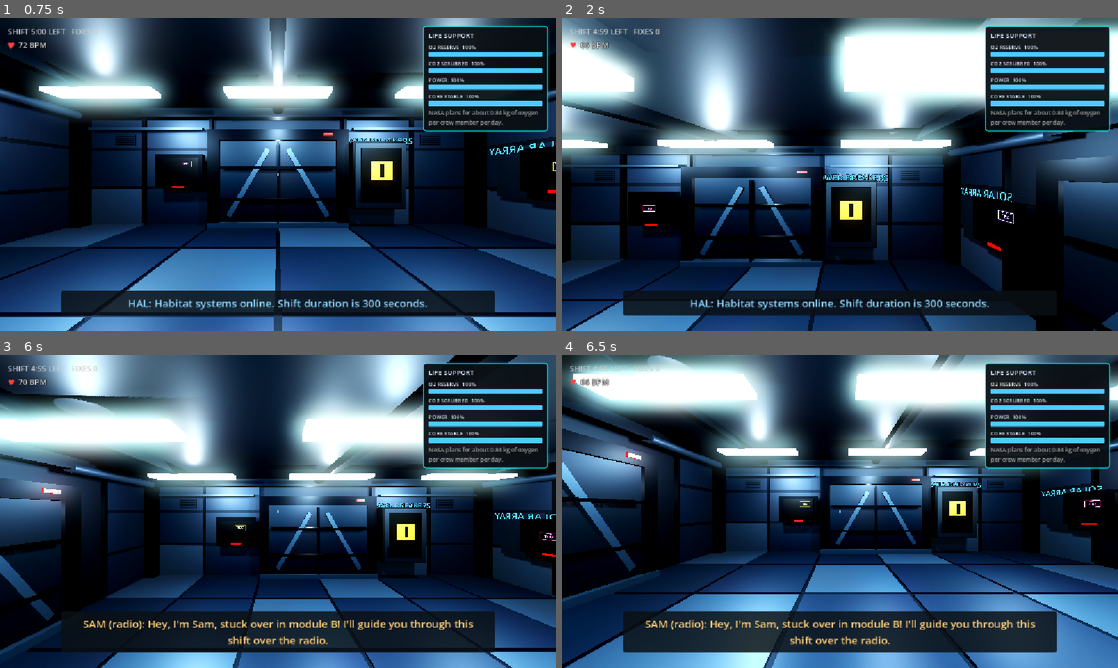
Above: before the commit, frames 1-4 (two rows, left to right).
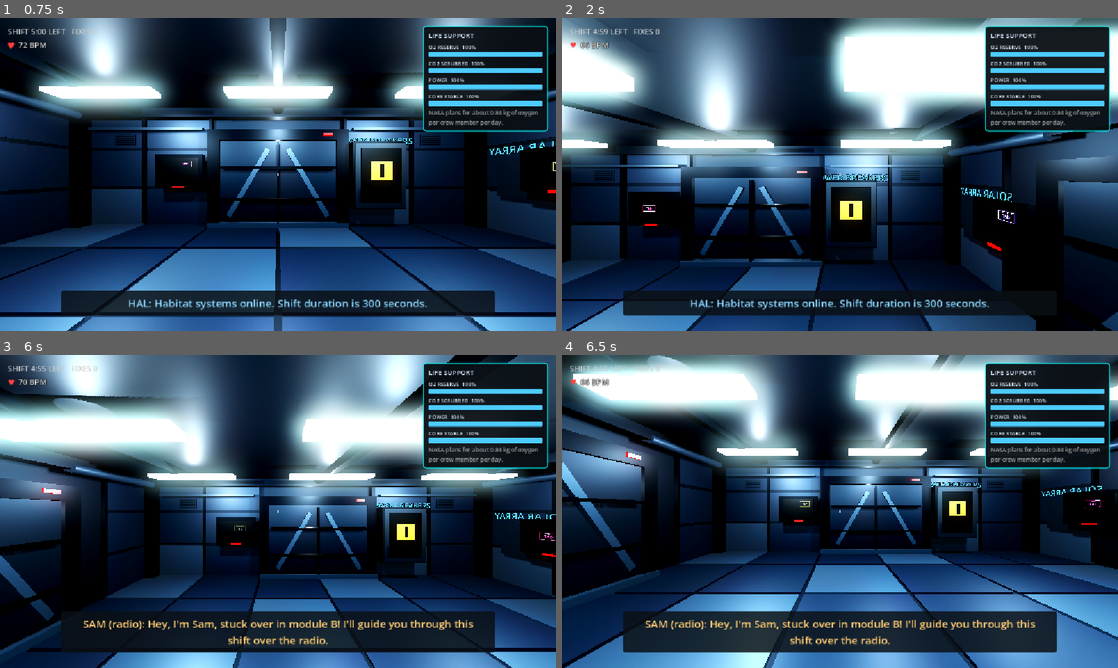
Above: after the commit, the same moments.

Repository: CrawfishChowder/GDSCHackathon
Game: Godot game, scene res://scenes/ui/title_screen.tscn
Two runs of this game, one before a commit and one after it. Both use one fixed random seed, a clock stepped at 60 frames per second and the inputs below.
Inputs (mouse positions are in pixels of both pictures, inside the frame that each line leads up to):
- Up to frame 1 (0.75 s): click "Start shift" at 0.5 s
- Up to frame 2 (2 s): tap Enter at 1.25 s; move the mouse to (962, 158) at 1.27 s; hold D (move_right) from 1.28 s (still down); hold B (breathe) from 1.28 s (still down); tap Space (jump) at 1.52 s
- Up to frame 3 (6 s): move the mouse to (166, 527) at 2.02 s; release D (move_right) at 2.03 s; release B (breathe) at 2.03 s; hold S (move_back) 2.03-2.78 s; tap E (interact) at 2.1 s; tap Space (jump) at 2.27, 3.77, 4.52, 5.27 s; move the mouse to (333, 442) at 2.77 s; hold D (move_right) 2.78-3.53 s; tap R at 2.85, 5.1 s; move the mouse to (250, 574) at 3.52 s; hold W (move_forward) 3.53-4.28 s; tap B (breathe) at 3.6 s; move the mouse to (444, 558) at 4.27 s; hold E (interact) 4.28-5.03 s; hold A (move_left) 4.28-5.78 s; move the mouse to (111, 464) at 5.02 s; move the mouse to (305, 511) at 5.77 s; hold S (move_back) from 5.78 s (still down); hold B (breathe) from 5.78 s (still down)
- Up to frame 4 (6.5 s): keep holding S (move_back); keep holding B (breathe)

Frame 1 is identical in both runs. In frame 2, less than 0.1% of the frame differs, in the area x 15-82%, y 60-66%; in frame 3, less than 0.1%, in the area x 42-100%, y 54-60%; in frame 4, less than 0.1%.

Commit message:
Fix mouse transitions and improve VNC responsiveness

Diff:
--- a/red-alert/scripts/displays/matrix_display.gd
+++ b/red-alert/scripts/displays/matrix_display.gd
@@ -1,6 +1,7 @@
 extends Control
 
 const CHARACTERS := "ABCDEFGHIJKLMNOPQRSTUVWXYZ0123456789@#$%&*+-=<>?/{}[]"
+const ANIMATION_INTERVAL := 1.0 / 30.0
 
 @export var random_seed: int = 1001
 @export_range(0.25, 3.0, 0.05) var speed_scale: float = 1.0
@@ -9,6 +10,7 @@
 var _columns: Array[Dictionary] = []
 var _cell_size: float = 18.0
 var _font: Font
+var _animation_accumulator: float = 0.0
 
 
 func _ready() -> void:
@@ -23,6 +25,11 @@
 func _process(delta: float) -> void:
 	if _columns.is_empty():
 		return
+	_animation_accumulator += delta
+	if _animation_accumulator < ANIMATION_INTERVAL:
+		return
+	delta = minf(_animation_accumulator, 0.1)
+	_animation_accumulator = fmod(_animation_accumulator, ANIMATION_INTERVAL)
 
 	for column in _columns:
 		column["head_y"] += column["speed"] * delta
--- a/red-alert/scripts/displays/tbd_bounce_display.gd
+++ b/red-alert/scripts/displays/tbd_bounce_display.gd
@@ -1,6 +1,7 @@
 extends Control
 
 const LOGO_TEXT := "TBD"
+const ANIMATION_INTERVAL := 1.0 / 30.0
 const COLORS: Array[Color] = [
 	Color("ff3b81"),
 	Color("27e8ff"),
@@ -22,6 +23,7 @@
 var _safe_margin: float = 16.0
 var _color_index: int = 0
 var _layout_ready: bool = false
+var _animation_accumulator: float = 0.0
 
 
 func _ready() -> void:
@@ -42,6 +44,11 @@
 func _process(delta: float) -> void:
 	if not _layout_ready:
 		return
+	_animation_accumulator += delta
+	if _animation_accumulator < ANIMATION_INTERVAL:
+		return
+	delta = minf(_animation_accumulator, 0.1)
+	_animation_accumulator = fmod(_animation_accumulator, ANIMATION_INTERVAL)
 
 	var minimum := Vector2(_safe_margin, _safe_margin)
 	var maximum := size - _logo_size - minimum
--- a/red-alert/scripts/player/first_person_controller.gd
+++ b/red-alert/scripts/player/first_person_controller.gd
@@ -7,10 +7,10 @@
 @export_range(1.0, 10.0, 0.1) var jump_velocity: float = 4.5
 
 @export_category("Look")
-@export_range(0.0005, 0.01, 0.0001) var mouse_sensitivity: float = 0.0036
-@export_range(0.0005, 0.01, 0.0001) var fallback_mouse_sensitivity: float = 0.0044
+@export_range(0.0005, 0.01, 0.0001) var mouse_sensitivity: float = 0.0063
+@export_range(0.0005, 0.01, 0.0001) var fallback_mouse_sensitivity: float = 0.0077
 @export_range(45.0, 89.0, 1.0) var max_pitch_degrees: float = 80.0
-@export_range(1.0, 30.0, 0.5) var look_smoothing: float = 18.0
+@export_range(1.0, 30.0, 0.5) var look_smoothing: float = 30.0
 @export_range(16.0, 512.0, 1.0) var max_mouse_delta: float = 256.0
 @export_range(0.1, 2.0, 0.05) var capture_probe_seconds: float = 0.6
 
@@ -21,7 +21,7 @@
 var _gravity: float = ProjectSettings.get_setting("physics/3d/default_gravity", 9.8)
 var _target_yaw: float = 0.0
 var _target_pitch: float = 0.0
-var _capture_guard_frames: int = 0
+var _mouse_guard_frames: int = 0
 var _capture_probe_remaining: float = 0.0
 var _received_captured_motion: bool = false
 var _mouse_look_active: bool = false
@@ -35,6 +35,8 @@
 	CAPTURED,
 	FALLBACK,
 }
+
+const MOUSE_TRANSITION_GUARD_FRAMES := 3
 
 
 func _ready() -> void:
@@ -66,8 +68,8 @@
 
 
 func _process(delta: float) -> void:
-	if _capture_guard_frames > 0:
-		_capture_guard_frames -= 1
+	if _mouse_guard_frames > 0:
+		_mouse_guard_frames -= 1
 
 	if (
 		_mouse_look_active
@@ -114,6 +116,7 @@
 	head.rotation = Vector3.ZERO
 	_target_yaw = rotation.y
 	_target_pitch = 0.0
+	_reset_mouse_tracking_after_transform()
 
 
 func _apply_captured_mouse_motion(event: InputEventMouseMotion) -> void:
@@ -121,7 +124,7 @@
 	# relative, it is not changed by viewport scaling. Some remote desktop
 	# clients report the capture/recenter warp as a very large motion event, so
 	# briefly ignore capture events and reject impossible single-frame deltas.
-	if _capture_guard_frames > 0:
+	if _mouse_guard_frames > 0:
 		return
 
 	var mouse_delta := event.screen_relative
@@ -139,6 +142,10 @@
 	# desktops deliver normal absolute mouse positions even when pointer capture
 	# is unavailable. Never warp the pointer here: remote clients can interpret a
 	# warp as real movement and feed it back as an uncontrolled look delta.
+	if _mouse_guard_frames > 0:
+		_last_fallback_position = event.position
+		_has_fallback_position = true
+		return
 	if not _has_fallback_position:
 		_last_fallback_position = event.position
 		_has_fallback_position = true
@@ -193,7 +200,7 @@
 		_start_captured_mouse_look()
 	else:
 		Input.mouse_mode = Input.MOUSE_MODE_VISIBLE
-		_capture_guard_frames = 0
+		_mouse_guard_frames = 0
 		_has_fallback_position = false
 
 
@@ -201,7 +208,7 @@
 	_mouse_look_mode = MouseLookMode.CAPTURED
 	_received_captured_motion = false
 	_capture_probe_remaining = capture_probe_seconds
-	_capture_guard_frames = 2
+	_mouse_guard_frames = MOUSE_TRANSITION_GUARD_FRAMES
 	_has_fallback_position = false
 	Input.mouse_mode = Input.MOUSE_MODE_CAPTURED
 
@@ -210,9 +217,19 @@
 	if not _mouse_look_active:
 		return
 	_mouse_look_mode = MouseLookMode.FALLBACK
-	_capture_guard_frames = 0
+	_mouse_guard_frames = 0
 	_has_fallback_position = false
 	Input.mouse_mode = Input.MOUSE_MODE_CONFINED_HIDDEN
+
+
+func _reset_mouse_tracking_after_transform() -> void:
+	_mouse_guard_frames = MOUSE_TRANSITION_GUARD_FRAMES
+	_last_fallback_position = Vector2.ZERO
+	_has_fallback_position = false
+	if _mouse_look_active and _mouse_look_mode == MouseLookMode.CAPTURED:
+		_received_captured_motion = false
+		_capture_probe_remaining = capture_probe_seconds
+		Input.mouse_mode = Input.MOUSE_MODE_CAPTURED
 
 
 func _physics_process(delta: float) -> void:
--- a/red-alert/scripts/stage1/normal_operations.gd
+++ b/red-alert/scripts/stage1/normal_operations.gd
@@ -62,16 +62,29 @@
 ]
 
 @export_range(128, 1024, 16) var render_height: int = 360
+@export_range(15, 60, 1) var monitor_refresh_rate: int = 30
 
 @onready var displays: Node = $Displays
 
 var _slots: Dictionary = {}
 var _connected_owner_ids: Dictionary = {}
+var _refresh_accumulator: float = 0.0
 
 
 func _ready() -> void:
 	process_mode = PROCESS_MODE_ALWAYS
 	_initialize_monitors()
+
+
+func _process(delta: float) -> void:
+	_refresh_accumulator += delta
+	if _refresh_accumulator < 1.0 / monitor_refresh_rate:
+		return
+	_refresh_accumulator = fmod(_refresh_accumulator, 1.0 / monitor_refresh_rate)
+	for slot: Dictionary in _slots.values():
+		(slot["viewport"] as SubViewport).render_target_update_mode = (
+			SubViewport.UPDATE_ONCE
+		)
 
 
 func _exit_tree() -> void:
@@ -181,7 +194,7 @@
 		viewport.size = resolution
 		viewport.disable_3d = true
 		viewport.transparent_bg = false
-		viewport.render_target_update_mode = SubViewport.UPDATE_ALWAYS
+		viewport.render_target_update_mode = SubViewport.UPDATE_ONCE
 		displays.add_child(viewport)
 
 		var default_display := (
